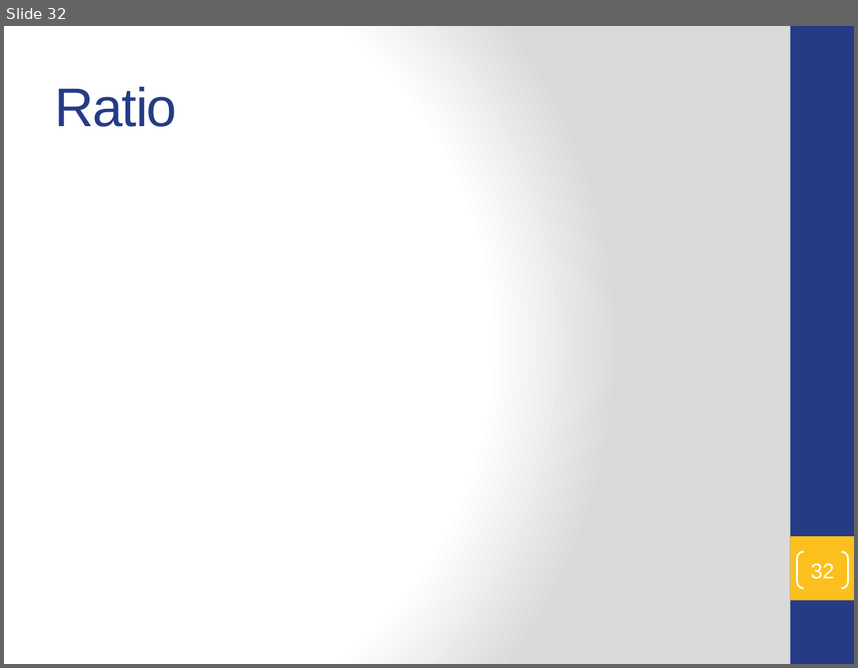
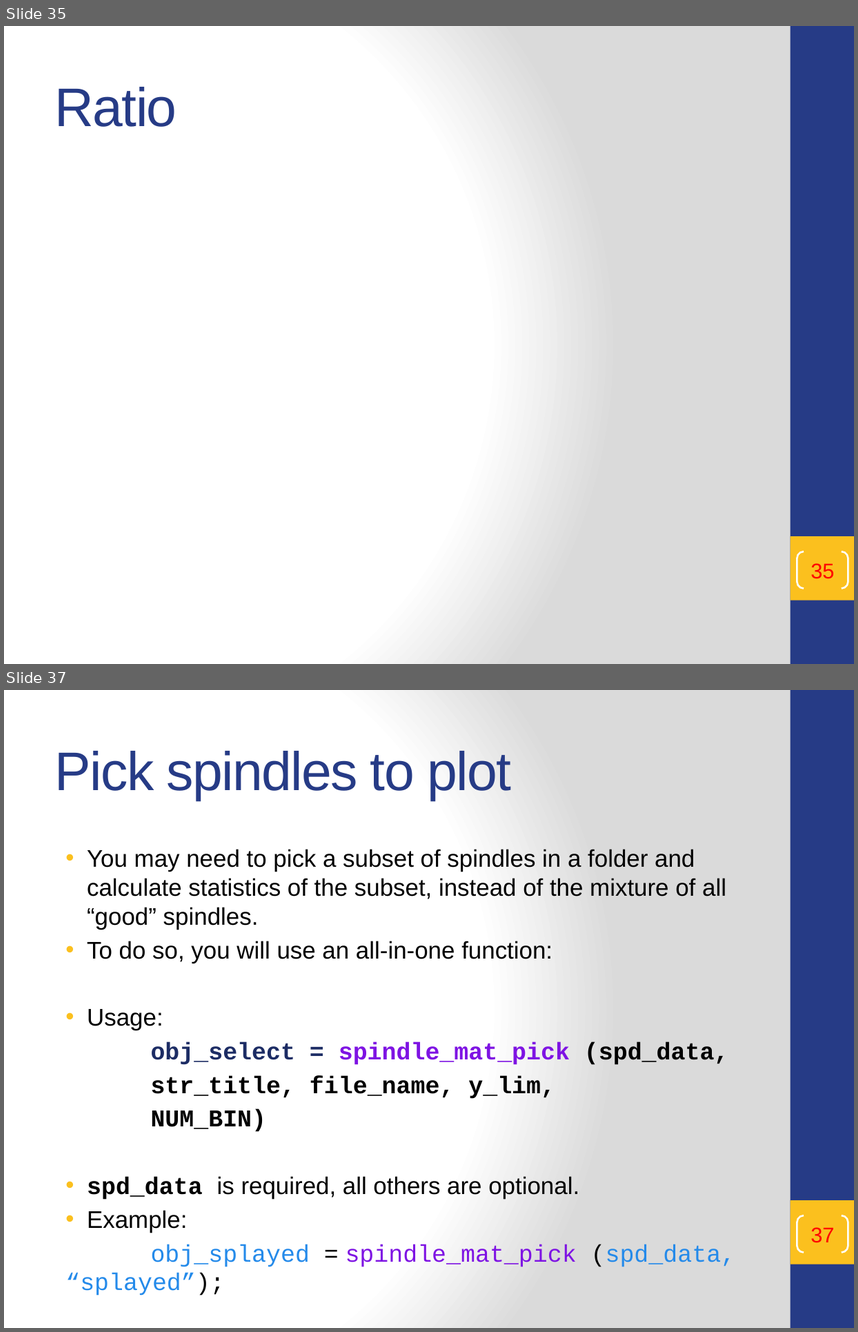
Before and after one commit to t47io/SpindleUtil, a slide deck: Scripts/SpindleQuantify/README.pptx. Shown one above the other, each under a label of ours: slide 32 before the commit, slides 35 and 37 after it; the slides between them are not shown. The pictures are 858x668 and 858x1332 pixels, drawn with LibreOffice and Linux fonts; fonts in the diff are those of the drawing; background and template pictures are left out. Boxes give left, top, right and bottom in pixels: in the first picture for what was removed or moved away, otherwise in the second. Text is boxed around its words. In the diff, an @@ line names an element or a change of style, - is before the commit and + after.

```diff
--- a/Scripts/SpindleQuantify/README.pptx
+++ b/Scripts/SpindleQuantify/README.pptx
@@ slide 37 added at (x1=4, y1=690, x2=854, y2=1328), background gradient #FFFFFF to #DADADA; not listed: 2 template elements that a slide beside it also shows @@
@@ title added at (x1=55, y1=751, x2=511, y2=800), 46 pt, text #263B86 @@
+Pick spindles to plot
@@ text added at (x1=65, y1=849, x2=735, y2=1295), 20.4 pt, text #000000 @@
+• You may need to pick a subset of spindles in a folder and calculate statistics of the subset, instead of the mixture of all “good” spindles.
+• To do so, you will use an all-in-one function:
+• Usage:
+obj_select = spindle_mat_pick (spd_data,
+str_title, file_name, y_lim,
+NUM_BIN)
+• spd_data is required, all others are optional.
+• Example:
+obj_splayed = spindle_mat_pick (spd_data, “splayed”);
@@ page number added at (x1=797, y1=1215, x2=848, y2=1252), outline #FFFFFF 1.5 pt, 18 pt, text #FF0000 @@
+37
@@ what was slide 32 is now slide 35 @@
@@ page number at (x1=811, y1=563, x2=834, y2=579): text changed; text colour #FFFFFF to #FF0000 @@
-32
+35
```
Also in this commit, not shown: 9 slides changed, 24 other slides added, 2 other files.
